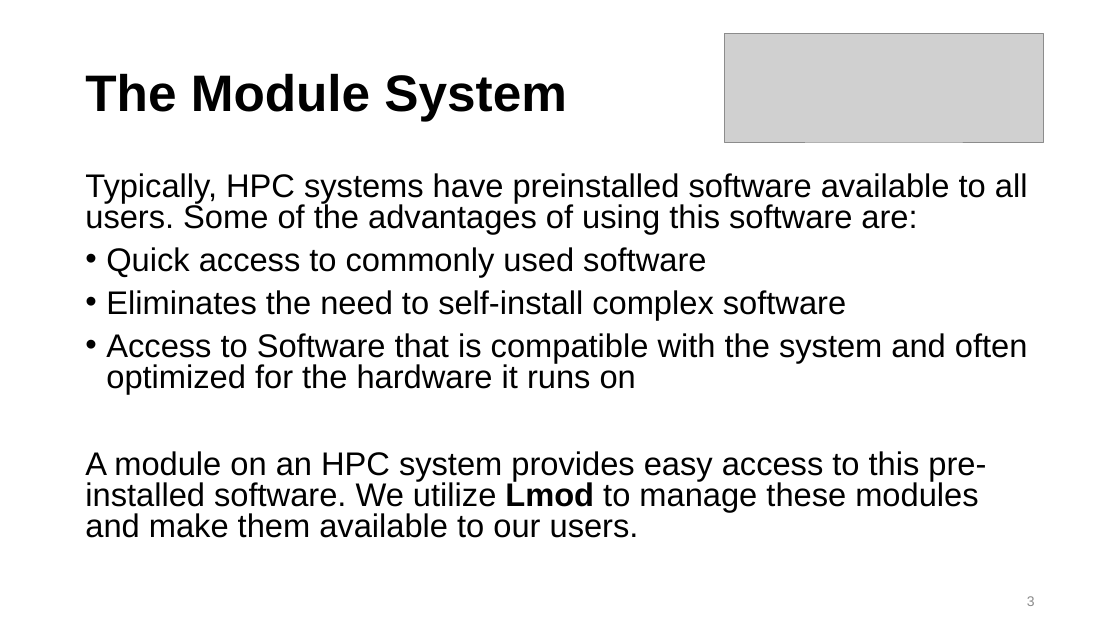
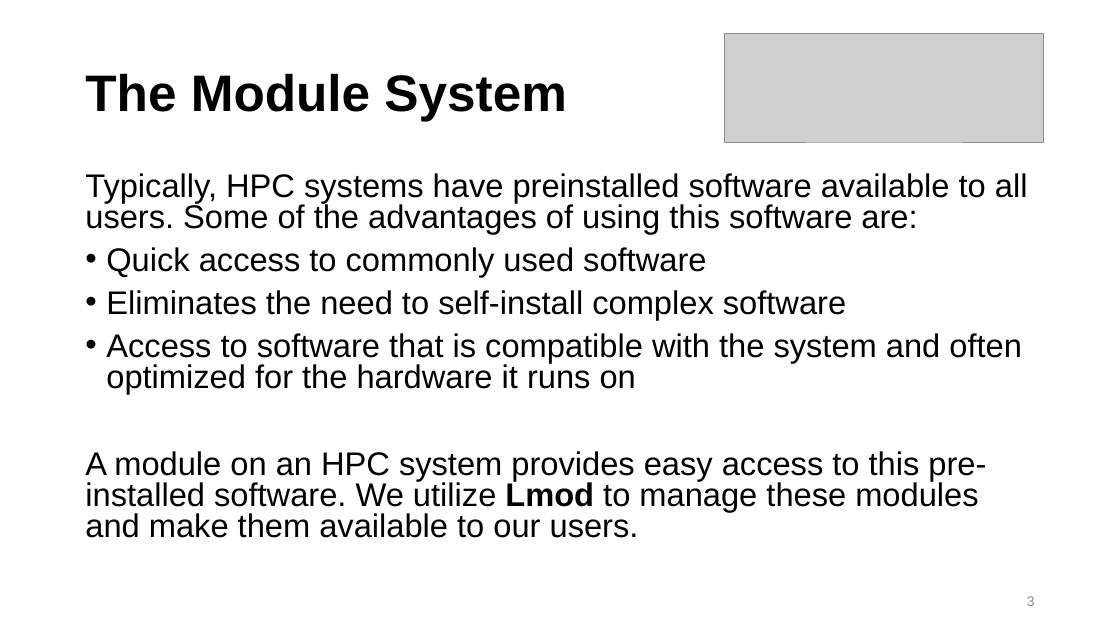
Before and after one commit to b-reyes/hpc_fundamentals_micro_credential, a slide deck: slide 3 of installing_software/installing_software.pptx. Drawn at 1120x630 pixels with LibreOffice and Linux fonts; fonts in the diff are those of the drawing; grey boxes stand for pictures; background and template pictures are left out. Boxes give left, top, right and bottom in pixels: in the first picture for what was removed or moved away, otherwise in the second. Text is boxed around its words. In the diff, an @@ line names an element or a change of style, - is before the commit and + after.

Commit message:
apply suggestions by Mike and address accessibility items

```diff
--- a/installing_software/installing_software.pptx
+++ b/installing_software/installing_software.pptx
@@ text at bbox=[106, 333, 1022, 394]: text changed @@
-• Access to Software that is compatible with the system and often optimized for the hardware it runs on
+• Access to software that is compatible with the system and often optimized for the hardware it runs on
```
Also in this commit, not shown: 2 other slides changed, 1 other file.
